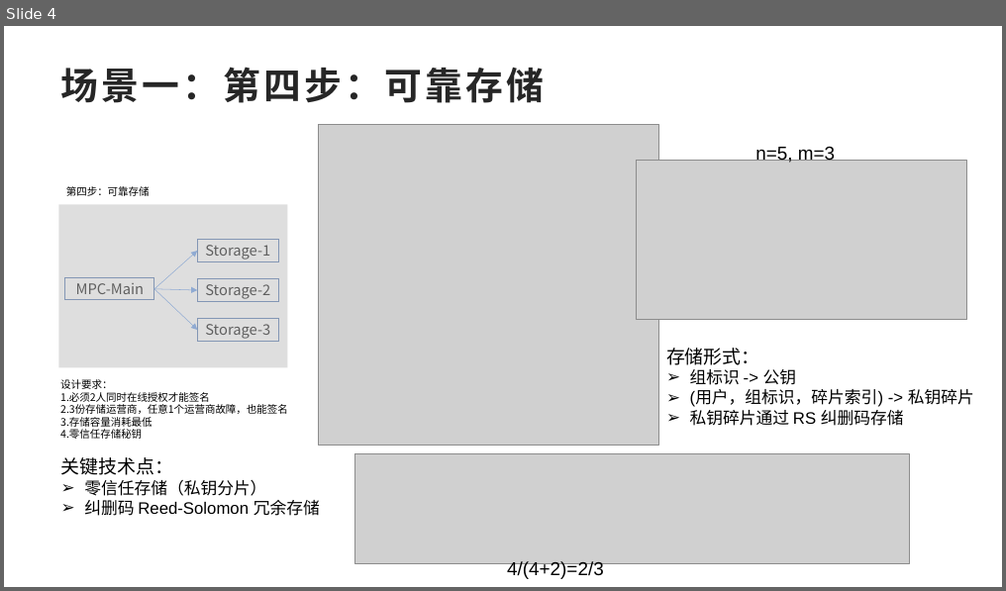
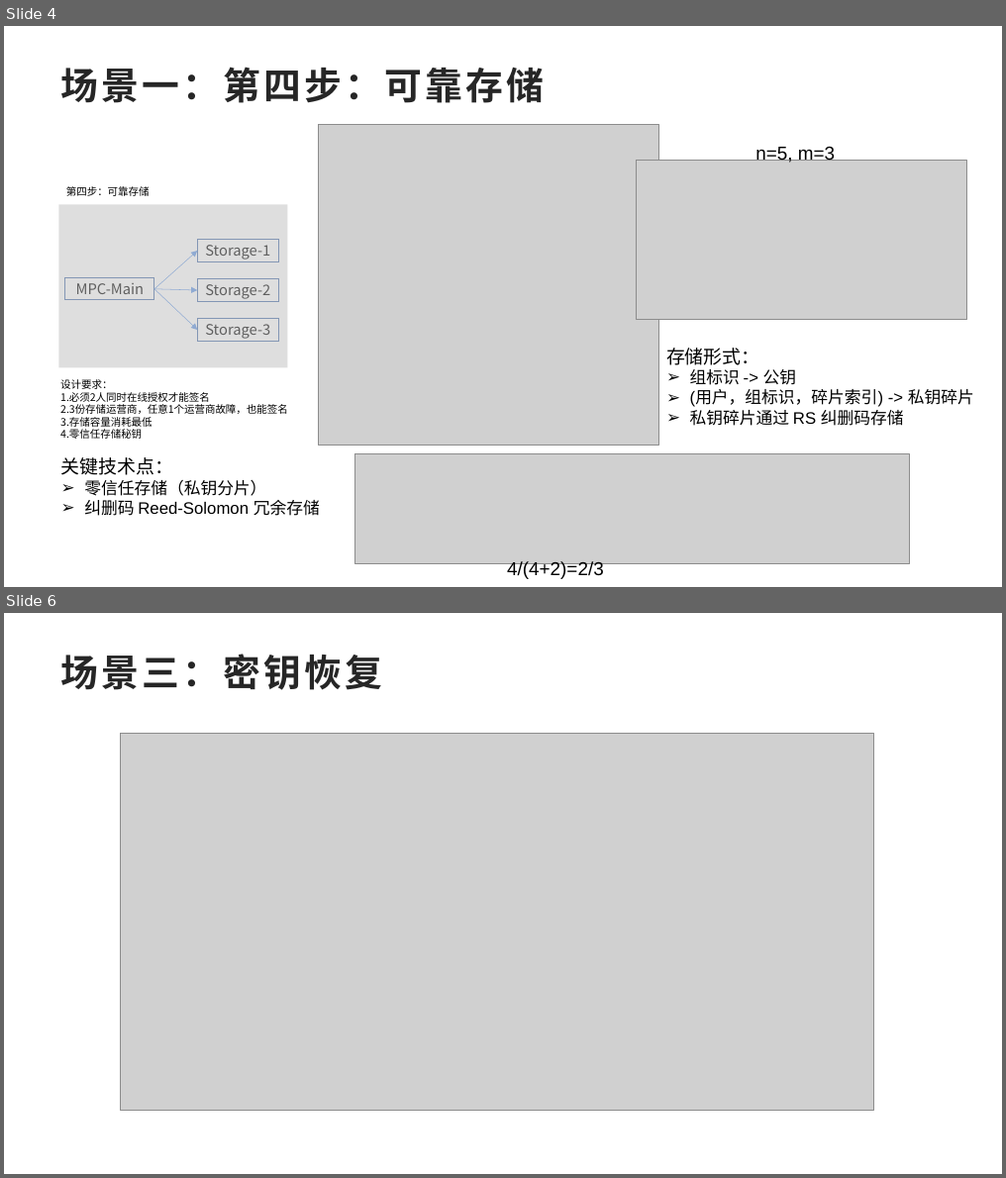
Before and after one commit to CharlesChen0514/CryptographyProgramming, a slide deck: design/密码学题目方案-陈家乐.pptx. Shown one above the other, each under a label of ours: slide 4 before the commit, slides 4 and 6 after it; the slides between them are not shown. The pictures are 1006x591 and 1006x1178 pixels, drawn with LibreOffice and Linux fonts; fonts in the diff are those of the drawing; grey boxes stand for pictures. Boxes give left, top, right and bottom in pixels: in the first picture for what was removed or moved away, otherwise in the second. Text is boxed around its words. In the diff, an @@ line names an element or a change of style, - is before the commit and + after.

```diff
--- a/design/密码学题目方案-陈家乐.pptx
+++ b/design/密码学题目方案-陈家乐.pptx
@@ slide 6 added at bbox=[4, 613, 1002, 1174], background #FFFFFF @@
@@ title added at bbox=[61, 654, 382, 690], 36 pt, text #262626, bold @@
+场景三：密钥恢复
@@ picture added at bbox=[120, 734, 873, 1111] @@
```
Also in this commit, not shown: 1 slide changed, 1 other file.
